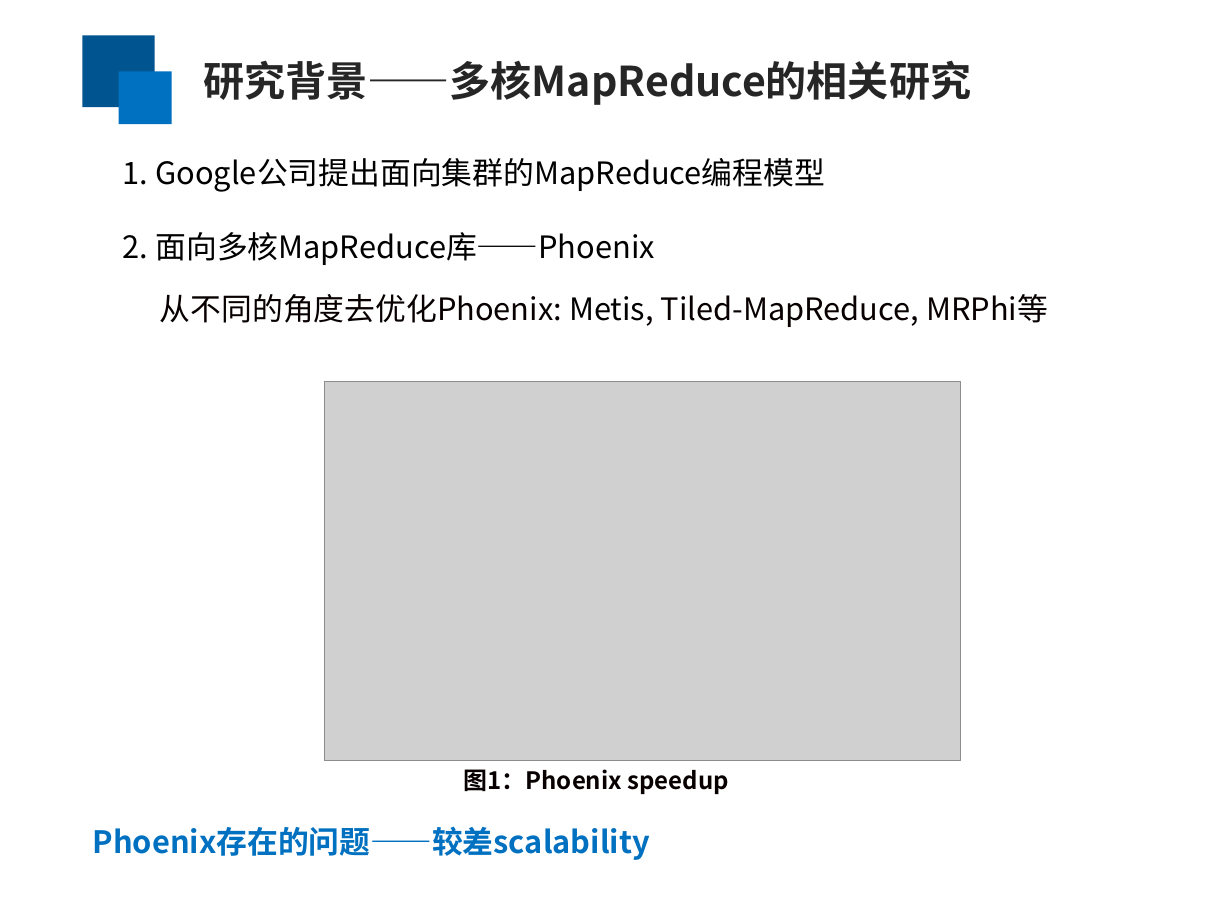
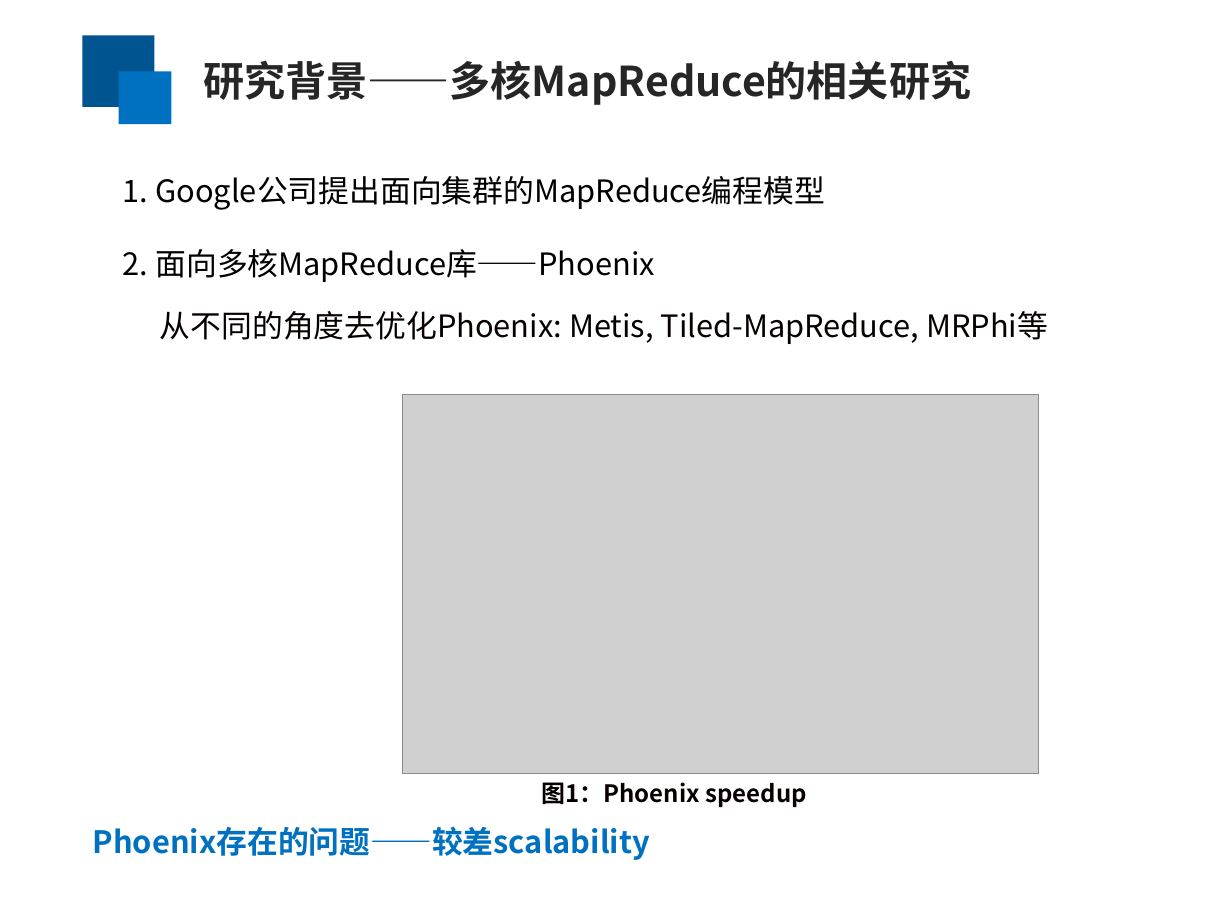
Before and after one commit to yufenyu/work, a slide deck: slide 3 of dmr_paper/paper/chinaSys-2016.ppt. Drawn at 1232x924 pixels with LibreOffice and Linux fonts; fonts in the diff are those of the drawing; grey boxes stand for pictures. Boxes give left, top, right and bottom in pixels: in the first picture for what was removed or moved away, otherwise in the second. Text is boxed around its words. In the diff, an @@ line names an element or a change of style, - is before the commit and + after.

```diff
--- a/dmr_paper/paper/chinaSys-2016.ppt
+++ b/dmr_paper/paper/chinaSys-2016.ppt
@@ text "1. Google公司提出面向集群的MapReduce编程模型": place and size @@
-text "1. Google公司提出面向集群的MapReduce编程模型" at bbox=[123, 158, 825, 192]
+text "1. Google公司提出面向集群的MapReduce编程模型" at bbox=[123, 176, 825, 210]
@@ text "2. 面向多核MapReduce库——Phoenix": place and size @@
-text "2. 面向多核MapReduce库——Phoenix" at bbox=[123, 232, 655, 265]
+text "2. 面向多核MapReduce库——Phoenix" at bbox=[123, 249, 655, 282]
@@ text "从不同的角度去优化Phoenix: Metis, Tiled-MapReduce, MRPhi等": place and size @@
-text "从不同的角度去优化Phoenix: Metis, Tiled-MapReduce, MRPhi等" at bbox=[160, 294, 1048, 327]
+text "从不同的角度去优化Phoenix: Metis, Tiled-MapReduce, MRPhi等" at bbox=[160, 311, 1048, 344]
@@ picture: place and size @@
-picture at bbox=[324, 382, 960, 761]
+picture at bbox=[403, 394, 1039, 772]
@@ text "图1：Phoenix speedup": place and size @@
-text "图1：Phoenix speedup" at bbox=[463, 769, 729, 794]
+text "图1：Phoenix speedup" at bbox=[541, 782, 806, 807]
```
Also in this commit, not shown: 11 other slides changed, 1 slide removed.
